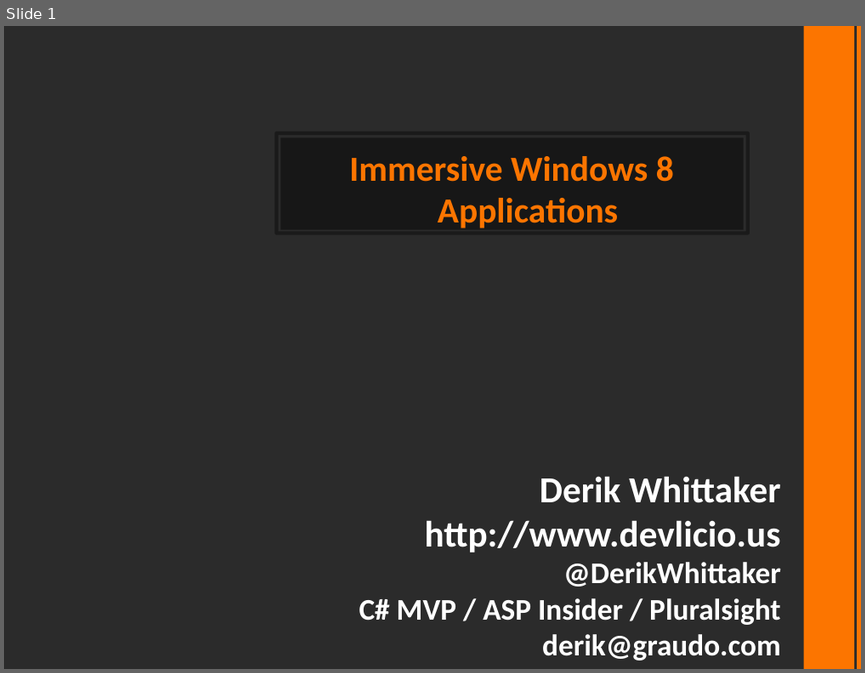
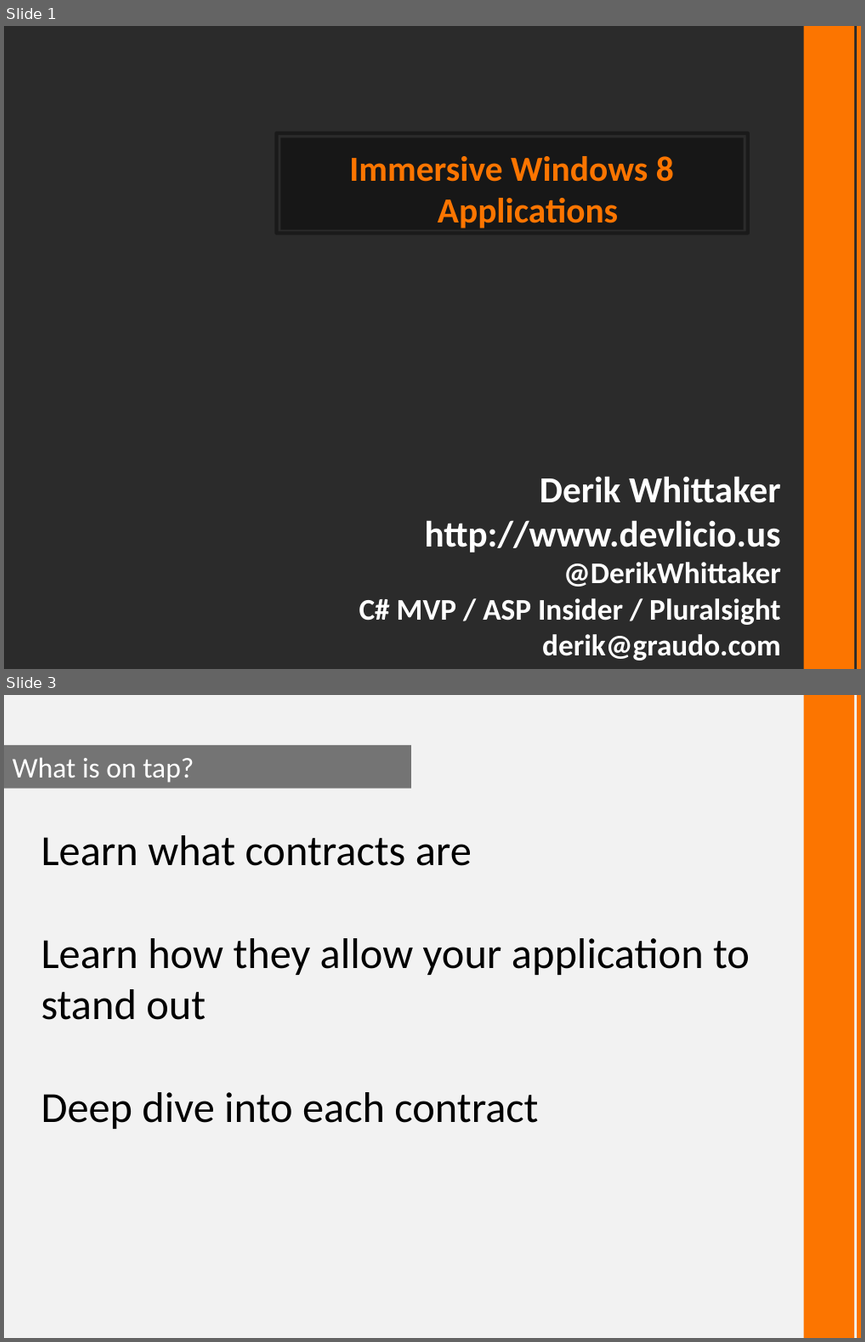
Before and after one commit to derikwhittaker/Demo.CodeContracts, a slide deck: Demo.CodeContracts.pptx. Shown one above the other, each under a label of ours: slide 1 before the commit, slides 1 and 3 after it; the slides between them are not shown. The pictures are 865x673 and 865x1342 pixels, drawn with LibreOffice and Linux fonts; fonts in the diff are those of the drawing; background and template pictures are left out; a plain dark background stands for a picture behind light text. Boxes give left, top, right and bottom in pixels: in the first picture for what was removed or moved away, otherwise in the second. Text is boxed around its words. In the diff, an @@ line names an element or a change of style, - is before the commit and + after.

```diff
--- a/Demo.CodeContracts.pptx
+++ b/Demo.CodeContracts.pptx
@@ slide 3 added at [4, 695, 861, 1338], background #F2F2F2; not listed: 2 template elements that a slide beside it also shows @@
@@ rectangle added at [4, 744, 411, 788], fill #0D0D0D at 55% opacity, 24 pt, text #FFFFFF @@
+What is on tap?
@@ text added at [41, 835, 749, 1129], 36 pt, text #000000 @@
+Learn what contracts are
+Learn how they allow your application to stand out
+Deep dive into each contract
```
Also in this commit, not shown: 6 slides changed, 7 other slides added, 1 slide removed, 6 other files.
